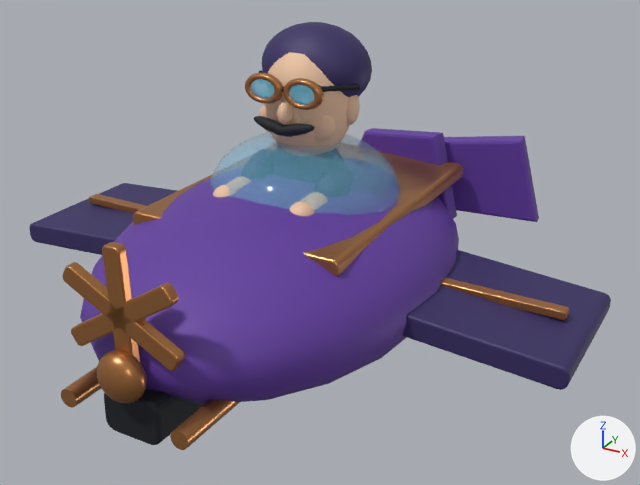
The glTF model assets/marksman-3d/models/corki.glb: old version first, new version second.
Both versions are drawn from a 50 mm camera at (1.72, -2.89, 2.38) aimed at (0.17, -0.07, 0.97). Every picture has the same lights, and +X, +Y and +Z are marked at lower right. The first picture is the older version. Both versions are drawn at frame 71 of the action 'Idle'; the numbers are the values there.

Script lines for the objects in view, before the commit:
```python
me_mesh_13 = bpy.data.meshes.new('Mesh_13')
me_mesh_13.from_pydata(...)  # 294 vertices, 520 faces; spans x -1.0..1.0, y -1.0..1.0, z -1.0..1.0
me_mesh_13.materials.append(mat_material_4)  # purple #643da2
ob_head = bpy.data.objects.new('head', None)
ob_head.parent = ob_neck
ob_head.location = (0.0, 0.0, 0.16)
ob_head.rotation_euler = (0.0, 0.0, 0.0207)  # degrees (0, 0, 1.2)
ob_hips = bpy.data.objects.new('hips', None)
ob_hips.parent = ob_sharpwr_corki
ob_hips.location = (0.0, 0.0, 0.843)
ob_hips.rotation_euler = (-0.00717, 0.0162, -0.000116)  # degrees (-0.4, 0.9, -0)
ob_part_7 = bpy.data.objects.new('part_7', me_mesh_13)
ob_part_7.parent = ob_hips
ob_part_7.location = (0.0, -0.05, 0.0)
ob_part_7.scale = (0.661, 0.98, 0.343)
ob_rotor = bpy.data.objects.new('rotor', None)
ob_rotor.parent = ob_hips
ob_rotor.location = (0.0, -1.035, 0.0)
ob_rotor.rotation_euler = (0.0, -0.0582, 0.0)  # degrees (0, -3.3, 0)
# also in view: 'part_9' at (0.0, 0.1, 1.11); 'part_35' at (0.13, 0.76, 1.04); 'part_44' at (-0.23, -0.74, 0.7); 'part_33' at (-0.67, 0.05, 0.83); 'part_32' at (0.01, 0.19, 1.6)
```
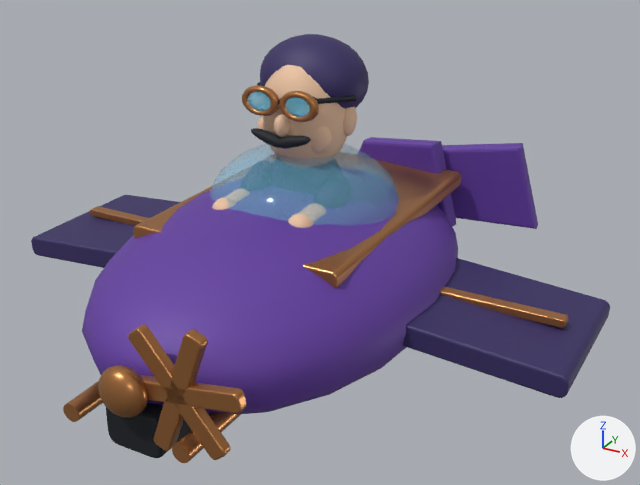
ob_hips is not drawn itself; it is the parent of ob_spine, ob_part_7, ob_part_8, ob_part_9, ob_part_33, ob_part_34, ob_part_35, ob_part_36.
ob_head is not drawn itself; it is the parent of ob_part_10, ob_part_11, ob_part_12, ob_part_13, ob_part_14, ob_part_15, ob_part_16, ob_part_17.
ob_rotor is not drawn itself; it is the parent of ob_part_46, ob_part_47, ob_part_48, ob_part_49.

Location of each change, [x1, y1, x2, y2] in pixels of the pictures (640 x 485 px):
'part_7', moved, turned: before [80, 178, 459, 404]; after [82, 190, 458, 415]
'part_38', moved, turned: before [403, 250, 611, 390]; after [403, 258, 610, 398]
'part_9', moved, turned: before [210, 132, 401, 215]; after [209, 144, 399, 226]
'part_8', moved, turned: before [133, 151, 463, 277]; after [133, 159, 462, 288]
'part_40', moved, turned: before [444, 136, 539, 222]; after [442, 143, 538, 229]
'part_33', moved, turned: before [29, 183, 177, 255]; after [31, 195, 180, 268]
'part_32', moved, turned: before [262, 22, 372, 97]; after [260, 34, 369, 109]
'part_10', moved, turned: before [263, 52, 349, 147]; after [261, 65, 347, 158]
'part_47', moved, turned: before [71, 283, 179, 346]; after [128, 325, 231, 460]
'part_48', moved, turned: before [62, 262, 185, 371]; after [154, 329, 208, 451]
'part_43', moved, turned: before [104, 389, 204, 445]; after [106, 403, 191, 458]
'part_46', moved, turned: before [102, 242, 140, 362]; after [140, 375, 246, 413]
'part_35', moved, turned: before [361, 128, 457, 218]; after [360, 137, 456, 227]
'part_49', moved, turned: before [97, 350, 147, 404]; after [98, 365, 148, 418]
'part_39', moved, turned: before [440, 277, 569, 320]; after [440, 286, 568, 328]
'part_45', moved, turned: before [170, 400, 240, 450]; after [172, 413, 241, 463]
'part_44', moved, turned: before [61, 366, 101, 408]; after [63, 381, 103, 422]
'part_27', moved, turned: before [283, 78, 324, 110]; after [279, 91, 319, 122]
'part_34', moved, turned: before [89, 194, 146, 213]; after [90, 206, 149, 225]
'part_25', moved, turned: before [245, 73, 283, 104]; after [242, 85, 280, 116]
'part_28', moved, turned: before [289, 85, 314, 105]; after [285, 97, 310, 117]
'part_12', moved, turned: before [314, 115, 335, 142]; after [310, 127, 332, 153]
'part_31', moved, turned: before [276, 123, 315, 136]; after [273, 136, 311, 148]
'part_26', moved, turned: before [251, 79, 274, 99]; after [247, 92, 271, 111]
'part_30', moved, turned: before [254, 116, 292, 137]; after [251, 128, 288, 149]
'part_6', moved, turned: before [290, 202, 314, 216]; after [288, 214, 313, 228]
'part_23', moved, turned: before [277, 101, 293, 125]; after [274, 113, 290, 137]
'part_18', moved, turned: before [346, 95, 360, 125]; after [343, 107, 357, 136]
'part_29', moved, turned: before [259, 70, 360, 92]; after [257, 82, 356, 104]
'part_3', moved, turned (mostly hidden): before [213, 185, 229, 197]; after [212, 198, 228, 210]
'part_11', moved, turned (mostly hidden): before [259, 105, 272, 133]; after [257, 117, 270, 145]

The change in detail:
Object 'hips' (ob_hips) moves from (0.0, 0.0, 0.843) to (0.0, 0.0, 0.795).
Object 'hips' (ob_hips) turns from (-0.4, 0.9, -0) to (-0.1, 0.1, 0) degrees about x, y and z.
Object 'head' (ob_head) turns from (0, 0, 1.2) to (0, 0, -0.2) degrees about x, y and z.
Object 'rotor' (ob_rotor) turns from (0, -3.3, 0) to (0, 80, 0) degrees about x, y and z.
